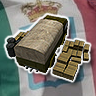
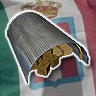
Revision of a layered 96 × 96 image; what changed, layer by layer:
hid "Truck Supplies" over [6, 15, 90, 81]
showed "Storage" over [7, 12, 89, 84]
